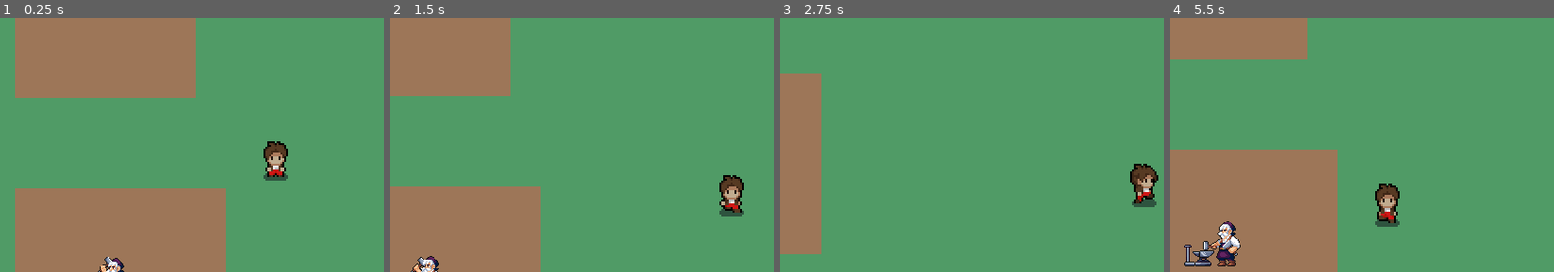
Above: before the commit, frames 1-4 (left to right).
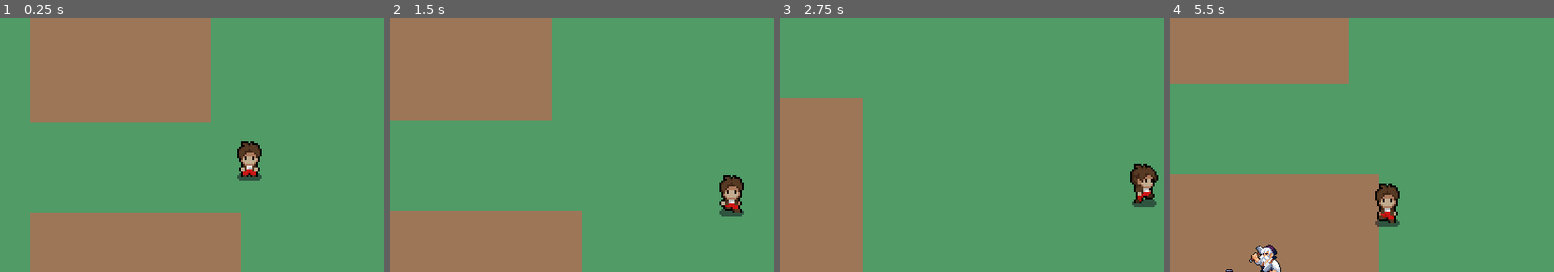
Above: after the commit, the same moments.

Repository: Maxsonin/Mobile-GameDev-Hackatho-IT-Revolution-24
Game: Godot game, scene res://scenes/worlds/Level0/Level0.tscn
The game is run twice, just before and just after one commit, with the same random seed, the same clock (stepped at 60 frames per second) and the same inputs. This scene is started directly instead of the project's main scene.
Inputs:
- Up to frame 1 (0.25 s): no input
- Up to frame 2 (1.5 s): hold D (Right) 0.53-1.28 s; hold S (Down) from 1.28 s (still down)
- Up to frame 3 (2.75 s): release S (Down) at 2.03 s; hold D (Right) from 2.03 s (still down)
- Up to frame 4 (5.5 s): release D (Right) at 2.78 s; hold W (Up) 2.78-3.53 s; hold A (Left) 3.53-5.03 s; hold S (Down) from 5.03 s (still down)

The runs differ from the first frame. In frame 1, 16% of the frame differs, in the area x 3-75%, y 0-100%; in frame 2, 14%; in frame 3, 9.2%; in frame 4, 16%, in the area x 0-55%, y 0-100%.

Commit message:
fixed pick ups

Diff:
--- a/scenes/worlds/Level0/Collectbles/MetalCollectble.gd
+++ b/scenes/worlds/Level0/Collectbles/MetalCollectble.gd
@@ -2,11 +2,13 @@
 
 @onready var resourse_manager = $"../ResourseManager"
 @onready var ui = $"../MainCharacter/UI"
+@onready var npc = $"../Npc"
 
 func _on_body_entered(body):
-	super(body)
-	resourse_manager.add_metal()
-	update_metal_label()
+	if body.name == "MainCharacter" and npc.activated == true:
+		super(body)
+		resourse_manager.add_metal()
+		update_metal_label()
 
 func update_metal_label():
 	ui.update_metal_value_label(resourse_manager.metal)
--- a/scenes/worlds/Level0/Collectbles/WoodCollectble.gd
+++ b/scenes/worlds/Level0/Collectbles/WoodCollectble.gd
@@ -2,11 +2,13 @@
 
 @onready var resourse_manager = $"../ResourseManager"
 @onready var ui = $"../MainCharacter/UI"
+@onready var npc = $"../Npc"
 
 func _on_body_entered(body):
-	super(body)
-	resourse_manager.add_wood()
-	update_wood_label()
+	if body.name == "MainCharacter" and npc.activated == true:
+		super(body)
+		resourse_manager.add_wood()
+		update_wood_label()
 
 func update_wood_label():
 	ui.update_wood_value_label(resourse_manager.wood)
--- a/scenes/worlds/Level0/Collectbles/collectble.gd
+++ b/scenes/worlds/Level0/Collectbles/collectble.gd
@@ -2,5 +2,4 @@
 extends Node2D
 
 func _on_body_entered(body):
-	if body.name == "MainCharacter":
 		queue_free()
--- a/scenes/worlds/Level0/Collectbles/stone_collectble.gd
+++ b/scenes/worlds/Level0/Collectbles/stone_collectble.gd
@@ -2,11 +2,13 @@
 
 @onready var resourse_manager = $"../ResourseManager"
 @onready var ui = $"../MainCharacter/UI"
+@onready var npc = $"../Npc"
 
 func _on_body_entered(body):
-	super(body)
-	resourse_manager.add_stone()
-	update_stone_label()
+	if body.name == "MainCharacter" and npc.activated == true:
+		super(body)
+		resourse_manager.add_stone()
+		update_stone_label()
 
 func update_stone_label():
 	ui.update_stone_value_label(resourse_manager.stone)
--- a/scenes/worlds/Level0/Level0.tscn
+++ b/scenes/worlds/Level0/Level0.tscn
@@ -16,7 +16,7 @@
 layer_0/tile_data = PackedInt32Array(0, 4, 0, 65536, 4, 0, 131072, 4, 0, 196608, 4, 0, 262144, 4, 0, 327680, 4, 0, 3932 …(11700 unchanged characters)…
 
 [node name="MainCharacter" parent="." instance=ExtResource("5_b2qqm")]
-position = Vector2(154, 121)
+position = Vector2(132, 108)
 scale = Vector2(2, 2)
 
 [node name="UI" parent="MainCharacter" instance=ExtResource("6_ncm5q")]
@@ -36,5 +36,23 @@
 scale = Vector2(1.5, 1.5)
 
 [node name="InvisibleWall" parent="." instance=ExtResource("7_e77nr")]
-position = Vector2(312, -8)
+position = Vector2(62, 192)
+scale = Vector2(1.8, 1.5)
+
+[node name="BottomInvisibleWall" parent="." instance=ExtResource("7_e77nr")]
+position = Vector2(304, 344)
 scale = Vector2(50, 1)
+
+[node name="TopInvisibleWall" parent="." instance=ExtResource("7_e77nr")]
+position = Vector2(312, 8)
+scale = Vector2(50, 1)
+
+[node name="RightInvisibleWall" parent="." instance=ExtResource("7_e77nr")]
+position = Vector2(584, 168)
+rotation = 1.5708
+scale = Vector2(50, 1)
+
+[node name="LeftInvisibleWall" parent="." instance=ExtResource("7_e77nr")]
+position = Vector2(8, 184)
+rotation = 1.5708
+scale = Vector2(50, 1)
--- a/scenes/worlds/Level0/nps/blacksmith.tscn
+++ /dev/null
@@ -1,75 +0,0 @@
-[gd_scene load_steps=11 format=3 uid="uid://c4utftq0m1x72"]
-
-[ext_resource type="Texture2D" uid="uid://dgj4d8da2gdum" path="res://scenes/worlds/Level0/level0Assets/Blacksmith/BLACKSMITH.png" id="1_eyrpp"]
-
-[sub_resource type="AtlasTexture" id="AtlasTexture_hrxig"]
-atlas = ExtResource("1_eyrpp")
-region = Rect2(0, 0, 96, 96)
-
-[sub_resource type="AtlasTexture" id="AtlasTexture_b8ayg"]
-atlas = ExtResource("1_eyrpp")
-region = Rect2(96, 0, 96, 96)
-
-[sub_resource type="AtlasTexture" id="AtlasTexture_upfrr"]
-atlas = ExtResource("1_eyrpp")
-region = Rect2(192, 0, 96, 96)
-
-[sub_resource type="AtlasTexture" id="AtlasTexture_3wq1s"]
-atlas = ExtResource("1_eyrpp")
-region = Rect2(288, 0, 96, 96)
-
-[sub_resource type="AtlasTexture" id="AtlasTexture_knbf8"]
-atlas = ExtResource("1_eyrpp")
-region = Rect2(384, 0, 96, 96)
-
-[sub_resource type="AtlasTexture" id="AtlasTexture_jjlkf"]
-atlas = ExtResource("1_eyrpp")
-region = Rect2(480, 0, 96, 96)
-
-[sub_resource type="AtlasTexture" id="AtlasTexture_28wvl"]
-atlas = ExtResource("1_eyrpp")
-region = Rect2(576, 0, 96, 96)
-
-[sub_resource type="SpriteFrames" id="SpriteFrames_d7qfh"]
-animations = [{
-"frames": [{
-"duration": 1.0,
-"texture": SubResource("AtlasTexture_hrxig")
-}, {
-"duration": 1.0,
-"texture": SubResource("AtlasTexture_b8ayg")
-}, {
-"duration": 1.0,
-"texture": SubResource("AtlasTexture_upfrr")
-}, {
-"duration": 1.0,
-"texture": SubResource("AtlasTexture_3wq1s")
-}, {
-"duration": 1.0,
-"texture": SubResource("AtlasTexture_knbf8")
-}, {
-"duration": 1.0,
-"texture": SubResource("AtlasTexture_jjlkf")
-}, {
-"duration": 1.0,
-"texture": SubResource("AtlasTexture_28wvl")
-}],
-"loop": true,
-"name": &"Idle",
-"speed": 7.0
-}]
-
-[sub_resource type="RectangleShape2D" id="RectangleShape2D_llwfx"]
-size = Vector2(56, 56)
-
-[node name="Blacksmith" type="Area2D"]
-
-[node name="AnimatedSprite2D" type="AnimatedSprite2D" parent="."]
-scale = Vector2(0.583333, 0.583333)
-sprite_frames = SubResource("SpriteFrames_d7qfh")
-animation = &"Idle"
-autoplay = "Idle"
-frame_progress = 0.879125
-
-[node name="CollisionShape2D" type="CollisionShape2D" parent="."]
-shape = SubResource("RectangleShape2D_llwfx")
--- a/scenes/worlds/Level0/nps/blacksmithNPS.tscn
+++ b/scenes/worlds/Level0/nps/blacksmithNPS.tscn
@@ -10,6 +10,8 @@
 
 var phrases = [\"Збери 10 металу, 20 дерева та 15 каміння\", \"Чудово! Ось твоя зброя!\"]
 
+var activated: bool = false
+
 # Called when the node enters the scene tree for the first time.
 func _ready() -> void:
 	pass # Replace with function body.
@@ -21,14 +23,16 @@
 
 
 func _on_area_2d_body_entered(body: Node2D) -> void:
-	if ((resourse_manager.metal >= 10) and (resourse_manager.wood >= 20) and (resourse_manager.stone >= 15)):
-		ui.visible = false
-		$Label.text = phrases[1]
-		$AnimationPlayer.play(\"new_animation\")
-	else:
-		ui.visible = true
-		$Label.text = phrases[0]
-		$AnimationPlayer.play(\"new_animation\")
+	if body.name == \"MainCharacter\":
+		activated = true
+		if ((resourse_manager.metal >= 10) and (resourse_manager.wood >= 20) and (resourse_manager.stone >= 15)):
+			ui.visible = false
+			$Label.text = phrases[1]
+			$AnimationPlayer.play(\"new_animation\")
+		else:
+			ui.visible = true
+			$Label.text = phrases[0]
+			$AnimationPlayer.play(\"new_animation\")
 "
 
 [sub_resource type="AtlasTexture" id="AtlasTexture_lu7p5"]
@@ -89,7 +93,7 @@
 }]
 
 [sub_resource type="RectangleShape2D" id="RectangleShape2D_qe5k6"]
-size = Vector2(32, 32)
+size = Vector2(46, 36)
 
 [sub_resource type="Animation" id="Animation_yne0t"]
 length = 0.001
@@ -136,11 +140,12 @@
 sprite_frames = SubResource("SpriteFrames_hqr7g")
 animation = &"Idle"
 autoplay = "Idle"
-frame_progress = 0.496903
+frame_progress = 0.549004
 
 [node name="Area2D" type="Area2D" parent="."]
 
 [node name="CollisionShape2D" type="CollisionShape2D" parent="Area2D"]
+position = Vector2(-1, 0)
 shape = SubResource("RectangleShape2D_qe5k6")
 
 [node name="Label" type="Label" parent="."]
--- /dev/null
+++ b/utility/invisibleWall/invisibleWalls.gd
@@ -0,0 +1,11 @@
+extends StaticBody2D
+
+
+# Called when the node enters the scene tree for the first time.
+func _ready():
+	pass # Replace with function body.
+
+
+# Called every frame. 'delta' is the elapsed time since the previous frame.
+func _process(delta):
+	pass
